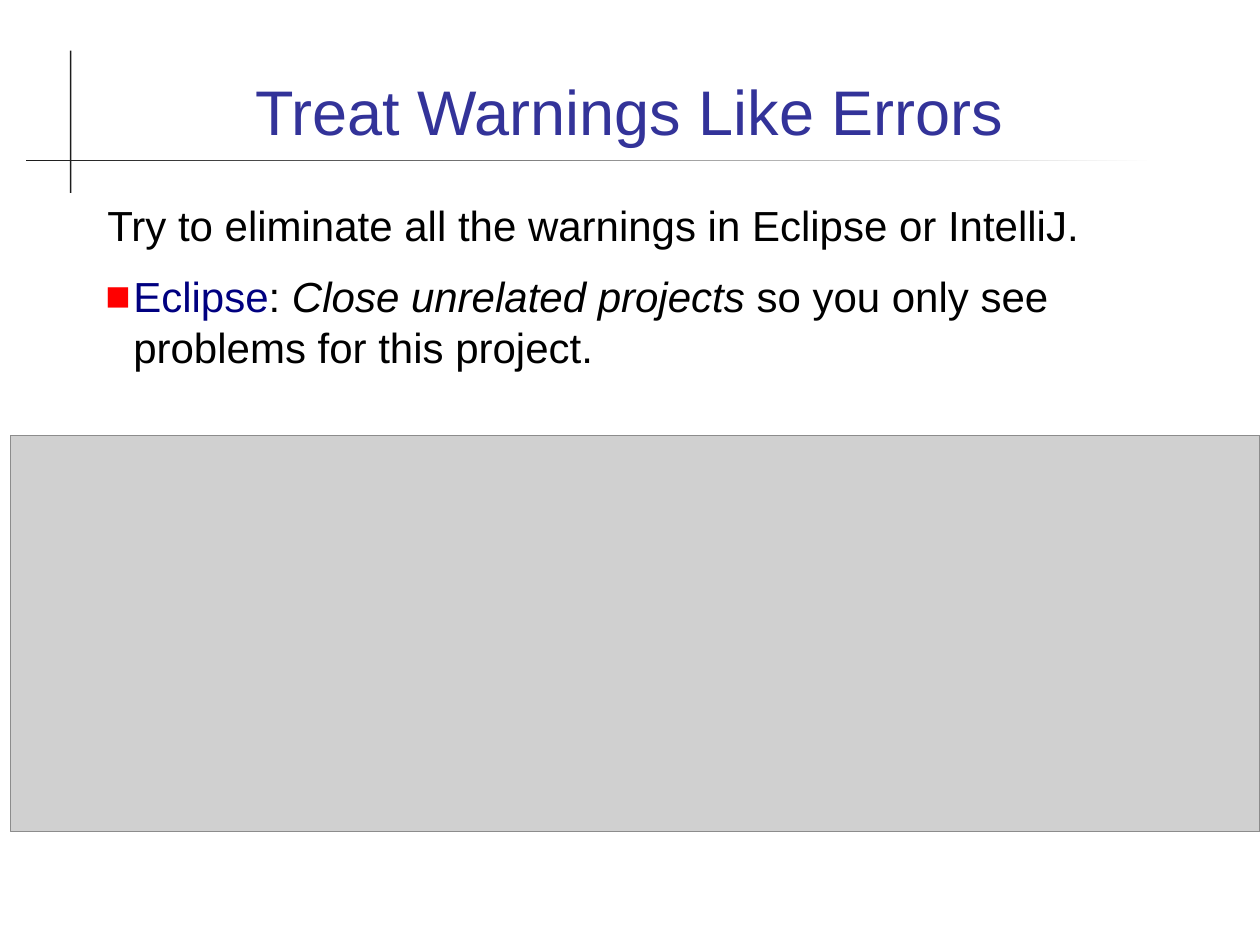
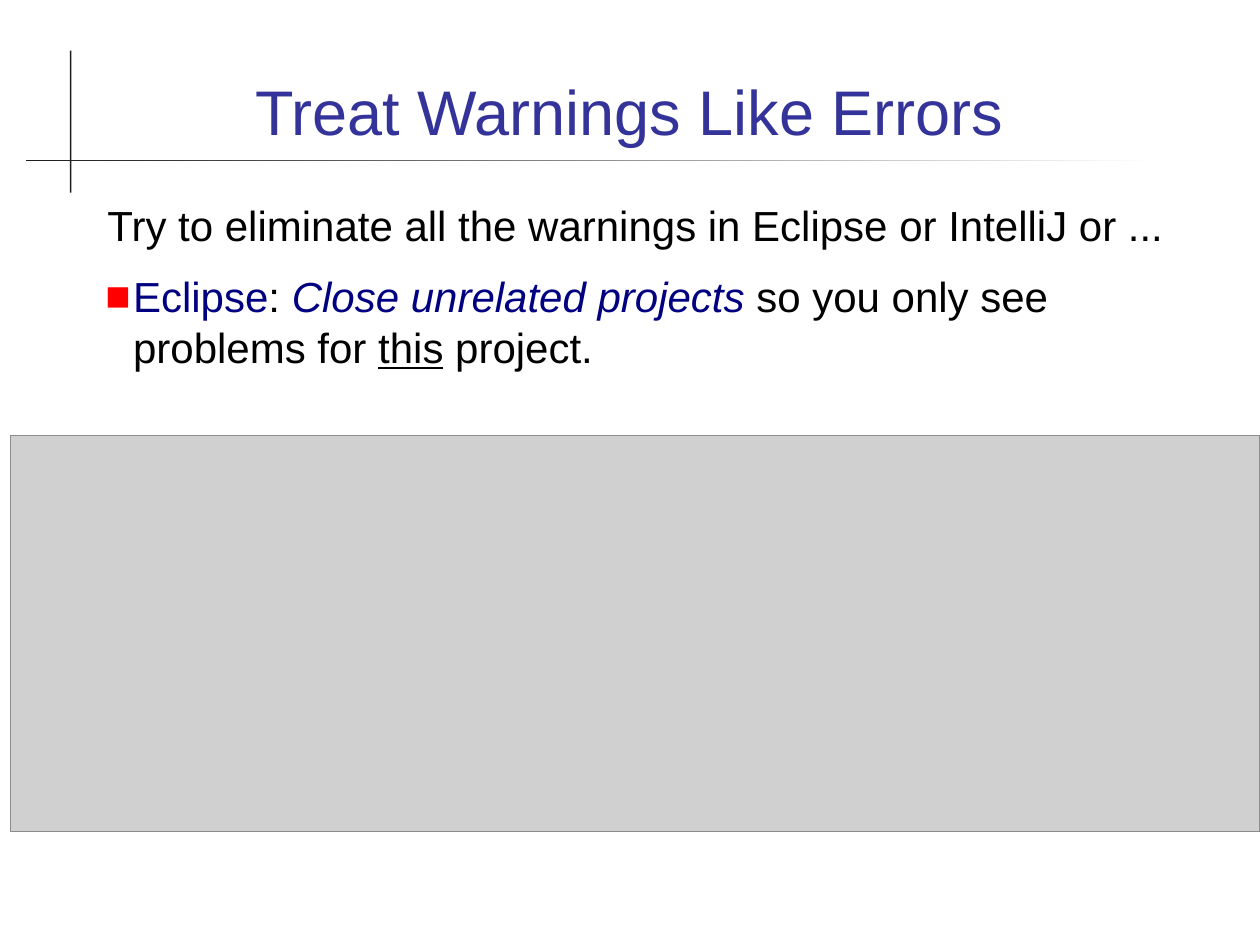
Before and after one commit to cpske/programming1, a slide deck: slide 35 of coding/Coding-Guidelines.ppt (slide 38 before the commit). Drawn at 1260x945 pixels with LibreOffice and Linux fonts; fonts in the diff are those of the drawing; grey boxes stand for pictures. Boxes give left, top, right and bottom in pixels: in the first picture for what was removed or moved away, otherwise in the second. Text is boxed around its words. In the diff, an @@ line names an element or a change of style, - is before the commit and + after.

```diff
--- a/coding/Coding-Guidelines.ppt
+++ b/coding/Coding-Guidelines.ppt
@@ text at box(107, 210, 1116, 249): text changed @@
-Try to eliminate all the warnings in Eclipse or IntelliJ.
+Try to eliminate all the warnings in Eclipse or IntelliJ or ...
@@ text at box(133, 281, 1048, 371): text colour #000000 to #000080 in "Close unrelated projects"; underline on in "this" @@
```
Also in this commit, not shown: 11 other slides changed, 5 slides added, 8 slides removed, 5 other files.
